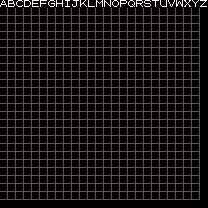
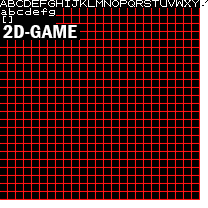
Layers edited between the first and the second w=208, h=208 image:
added layer "2D-GAME" above "Layer 1 copy" over left=3, top=25, right=77, bottom=38
painted on "Layer 1 copy" over left=0, top=8, right=80, bottom=40
hid "Background" over left=0, top=1, right=208, bottom=208
